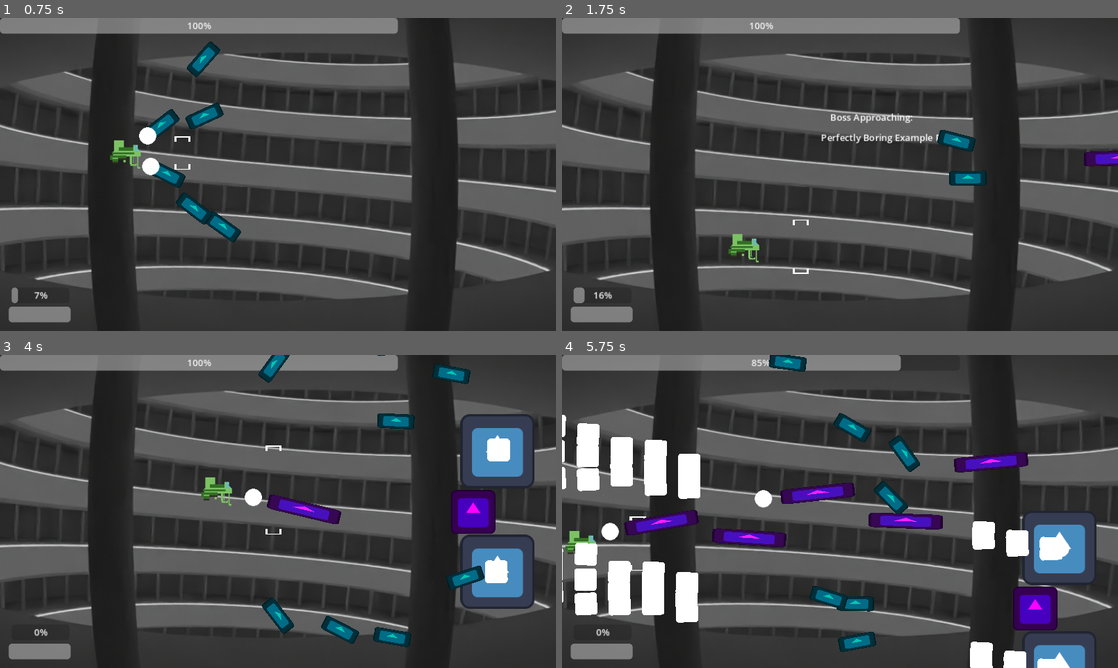
Above: before the commit, frames 1-4 (two rows, left to right).
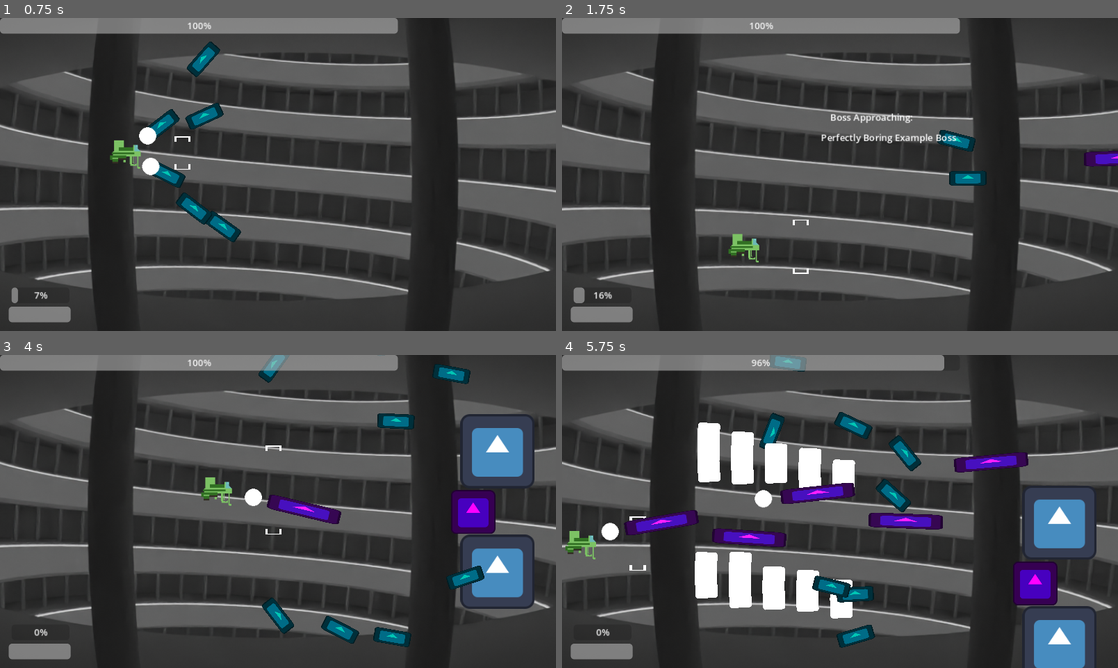
Above: after the commit, the same moments.

Repository: klianc09/bossrushcollab
Game: Godot game, scene res://test.tscn
Two runs of this game, one before a commit and one after it. Both use one fixed random seed, a clock stepped at 60 frames per second and the inputs below. The engine's default icon, where the game draws it, is replaced by a stand-in: a white triangle on a blue panel in a dark square.
Inputs (mouse positions are in pixels of both pictures, inside the frame that each line leads up to):
- Up to frame 1 (0.75 s): tap Enter at 0.5 s; move the mouse to (400, 158) at 0.52 s; press the mouse at (400, 158) at 0.53 s; hold Right (ui_right) from 0.53 s (still down)
- Up to frame 2 (1.75 s): move the mouse to (728, 190) at 1.27 s; release Right (ui_right) at 1.28 s; release the mouse at (728, 190) at 1.28 s; hold Down (ui_down) from 1.28 s (still down); click (728, 190) at 1.35 s
- Up to frame 3 (4 s): move the mouse to (333, 442) at 2.02 s; release Down (ui_down) at 2.03 s; press the mouse at (333, 442) at 2.03 s; hold Right (ui_right) 2.03-2.78 s; move the mouse to (250, 574) at 2.77 s; release the mouse at (250, 574) at 2.78 s; hold Up (ui_up) 2.78-3.53 s; click (250, 574) at 2.85 s; move the mouse to (444, 558) at 3.52 s; press the mouse at (444, 558) at 3.53 s; hold Left (ui_left) from 3.53 s (still down)
- Up to frame 4 (5.75 s): move the mouse to (673, 464) at 4.27 s; release the mouse at (673, 464) at 4.28 s; click (673, 464) at 4.35 s; move the mouse to (867, 511) at 5.02 s; release Left (ui_left) at 5.03 s; press the mouse at (867, 511) at 5.03 s; hold Down (ui_down) from 5.03 s (still down)

Frame 1 is identical in both runs. In frame 2, less than 0.1% of the frame differs, in the area x 67-71%, y 37-40%; in frame 3, 0.6%; in frame 4, 20%, in the area x 0-97%, y 0-100%.

Commit message:
Add support for screenshake
find utility methods in Singleton
add screenshake to example bosses
put hud on CanvasLayer so it does not shake

Diff:
--- a/base/singleton.gd
+++ b/base/singleton.gd
@@ -1,6 +1,7 @@
 extends Node
 
 var mainNode : Node
+var camera : MainCamera
 var particlePool = {}
 
 var viewportSize : Vector2
@@ -57,3 +58,12 @@
 func bossFightOver():
 	emit_signal("boss_defeated")
 	#TODO: some transition / outro whatever might happen here
+
+func screenshake(amount: float):
+	camera.shake(amount)
+
+func maintainScreenshake(amount: float):
+	camera.maintainShake(amount)
+
+func screenDirectionalKnockback(push: Vector2):
+	camera.directionalPush(push)
--- a/boss/example/cloud_enemy.gd
+++ b/boss/example/cloud_enemy.gd
@@ -3,4 +3,5 @@
 func onHealthFullyLost():
 	$DeathBullet.active = true # I'm honestly surprised this still manages to shoot before the enemy is getting deleted, but this is a pretty fragile way to do it
 	Singleton.damageBoss(1)
+	Singleton.screenshake(1)
 	queue_free()
--- a/boss/example/example_boss_1.gd
+++ b/boss/example/example_boss_1.gd
@@ -5,7 +5,7 @@
 var verticalEdgeToBorder = 100
 
 enum Phase {
-	INTRO, PHASE1, TRANSITION, PHASE2, OUTRO
+	INTRO, PAUSE, PHASE1, TRANSITION, PHASE2, OUTRO
 }
 
 var phase = Phase.INTRO
@@ -21,6 +21,7 @@
 	if phase == Phase.PHASE1:
 		phase = Phase.TRANSITION
 		hp = maxhp
+		Singleton.screenDirectionalKnockback(Vector2(-20, 0))
 		$Turret1.active = false
 		$Turret2.active = false
 		var tween = get_tree().create_tween()
@@ -45,11 +46,9 @@
 	if phase == Phase.INTRO:
 		position.x -= delta * 200
 		if position.x < horizontalPosition:
-			phase = Phase.PHASE1
-			invincible = false
-			$CritArea.invincible = false
-			$Turret1.active = true
-			$Turret2.active = true
+			phase = Phase.PAUSE
+			$PauseTimer.start()
+			Singleton.screenDirectionalKnockback(Vector2(-20, 0))
 	elif phase == Phase.PHASE1 or phase == Phase.PHASE2:
 		position.y += delta * movement
 		if position.y < verticalEdgeToBorder:
@@ -58,11 +57,22 @@
 		elif position.y > Singleton.viewportSize.y - verticalEdgeToBorder:
 			position.y = Singleton.viewportSize.y - verticalEdgeToBorder
 			movement *= -1
+	elif phase == Phase.OUTRO:
+		Singleton.maintainScreenshake(3)
+
+func _on_pause_timer_timeout() -> void:
+	phase = Phase.PHASE1
+	Singleton.screenDirectionalKnockback(Vector2(20, 0))
+	invincible = false
+	$CritArea.invincible = false
+	$Turret1.active = true
+	$Turret2.active = true
 
 func _on_transition_timer_timeout() -> void:
 	phase = Phase.PHASE2
 	movement = 200
 	$MainTurret.active = true
+	Singleton.screenDirectionalKnockback(Vector2(20, 0))
 
 func _on_outro_timer_timeout() -> void:
 	Singleton.bossFightOver()
--- a/boss/example/example_boss_1.tscn
+++ b/boss/example/example_boss_1.tscn
@@ -83,6 +83,10 @@
 active = false
 burst_data = SubResource("Resource_url4b")
 
+[node name="PauseTimer" type="Timer" parent="."]
+wait_time = 0.5
+one_shot = true
+
 [node name="TransitionTimer" type="Timer" parent="."]
 wait_time = 2.0
 one_shot = true
@@ -91,5 +95,6 @@
 wait_time = 2.0
 one_shot = true
 
+[connection signal="timeout" from="PauseTimer" to="." method="_on_pause_timer_timeout"]
 [connection signal="timeout" from="TransitionTimer" to="." method="_on_transition_timer_timeout"]
 [connection signal="timeout" from="OutroTimer" to="." method="_on_outro_timer_timeout"]
--- /dev/null
+++ b/main_camera.gd
@@ -0,0 +1,35 @@
+class_name MainCamera
+extends Camera2D
+
+var shakeStrength : float
+var shakeOffset : Vector2
+var shakeTimer : float = 0
+@export var shakeInterval : float = 0.016
+@export var shakeFalloff : float = 5
+var directionalStrength : Vector2
+@export var directionalFalloff : float = 10
+
+func _ready() -> void:
+	Singleton.camera = self
+
+func _process(delta: float) -> void:
+	# random offset
+	shakeTimer += delta
+	shakeStrength *= 1 / (1 + shakeFalloff * delta)
+	if shakeTimer > shakeInterval:
+		shakeTimer -= shakeInterval
+		shakeOffset = Vector2(randf_range(-shakeStrength, shakeStrength), randf_range(-shakeStrength, shakeStrength))
+	# directional knockback
+	directionalStrength *= 1 / (1 + directionalFalloff * delta)
+	# add all screenshake vectors together for combined result
+	offset = shakeOffset + directionalStrength
+
+func shake(force: float):
+	shakeStrength += force
+
+func maintainShake(shakeLevel: float):
+	if shakeStrength < shakeLevel:
+		shakeStrength = shakeLevel
+
+func directionalPush(push: Vector2):
+	directionalStrength += push
--- a/test.tscn
+++ b/test.tscn
@@ -6,6 +6,7 @@
 [ext_resource type="PackedScene" uid="uid://bl6sm6ilarwmw" path="res://boss/example/enemy_cloud.tscn" id="5_16l7w"]
 [ext_resource type="Script" path="res://hud.gd" id="5_yj37d"]
 [ext_resource type="PackedScene" uid="uid://dfvwu0wukba6w" path="res://boss/example/example_boss_1.tscn" id="6_mstoc"]
+[ext_resource type="Script" path="res://main_camera.gd" id="7_ifq5u"]
 
 [node name="Main" type="Node2D"]
 script = ExtResource("1_de0hb")
@@ -18,20 +19,29 @@
 
 [node name="player" parent="." instance=ExtResource("2_1jh4n")]
 
-[node name="hud" type="Control" parent="."]
+[node name="NextBossTimer" type="Timer" parent="."]
+one_shot = true
+
+[node name="MainCamera" type="Camera2D" parent="."]
+position = Vector2(480, 270)
+script = ExtResource("7_ifq5u")
+
+[node name="CanvasLayer" type="CanvasLayer" parent="."]
+
+[node name="hud" type="Control" parent="CanvasLayer"]
 layout_mode = 3
 anchors_preset = 0
 offset_right = 40.0
 offset_bottom = 40.0
 script = ExtResource("5_yj37d")
 
-[node name="BossHealthBar" type="ProgressBar" parent="hud"]
+[node name="BossHealthBar" type="ProgressBar" parent="CanvasLayer/hud"]
 layout_mode = 0
 offset_right = 687.0
 offset_bottom = 27.0
 value = 100.0
 
-[node name="PlayerHealthBar" type="ProgressBar" parent="hud"]
+[node name="PlayerHealthBar" type="ProgressBar" parent="CanvasLayer/hud"]
 layout_mode = 0
 offset_left = 15.0
 offset_top = 498.0
@@ -41,14 +51,14 @@
 value = 3.0
 show_percentage = false
 
-[node name="ChargeBar" type="ProgressBar" parent="hud"]
+[node name="ChargeBar" type="ProgressBar" parent="CanvasLayer/hud"]
 layout_mode = 0
 offset_left = 20.0
 offset_top = 465.0
 offset_right = 120.0
 offset_bottom = 492.0
 
-[node name="ApproachingLabel" type="Label" parent="hud"]
+[node name="ApproachingLabel" type="Label" parent="CanvasLayer/hud"]
 visible = false
 layout_mode = 0
 offset_left = 463.0
@@ -57,7 +67,7 @@
 offset_bottom = 183.0
 text = "Boss Approaching:"
 
-[node name="BossNameLabel" type="Label" parent="hud"]
+[node name="BossNameLabel" type="Label" parent="CanvasLayer/hud"]
 visible = false
 layout_mode = 0
 offset_left = 447.0
@@ -67,7 +77,7 @@
 text = "<insert name here>"
 horizontal_alignment = 1
 
-[node name="SuccessLabel" type="Label" parent="hud"]
+[node name="SuccessLabel" type="Label" parent="CanvasLayer/hud"]
 visible = false
 layout_mode = 0
 offset_left = 449.0
@@ -76,7 +86,7 @@
 offset_bottom = 391.0
 text = "You defeated the BOSS!"
 
-[node name="UltimateSuccessLabel" type="Label" parent="hud"]
+[node name="UltimateSuccessLabel" type="Label" parent="CanvasLayer/hud"]
 visible = false
 layout_mode = 0
 offset_left = 411.0
@@ -85,9 +95,6 @@
 offset_bottom = 443.0
 text = "You defeated ALL bosses, good job!"
 
-[node name="NextBossTimer" type="Timer" parent="."]
-one_shot = true
-
-[connection signal="charge_change" from="player" to="hud" method="_on_player_charge_change"]
-[connection signal="health_change" from="player" to="hud" method="_on_player_health_change"]
+[connection signal="charge_change" from="player" to="CanvasLayer/hud" method="_on_player_charge_change"]
+[connection signal="health_change" from="player" to="CanvasLayer/hud" method="_on_player_health_change"]
 [connection signal="timeout" from="NextBossTimer" to="." method="_on_next_boss_timer_timeout"]
Not shown: 1 places in test.tscn that only renumber resources
